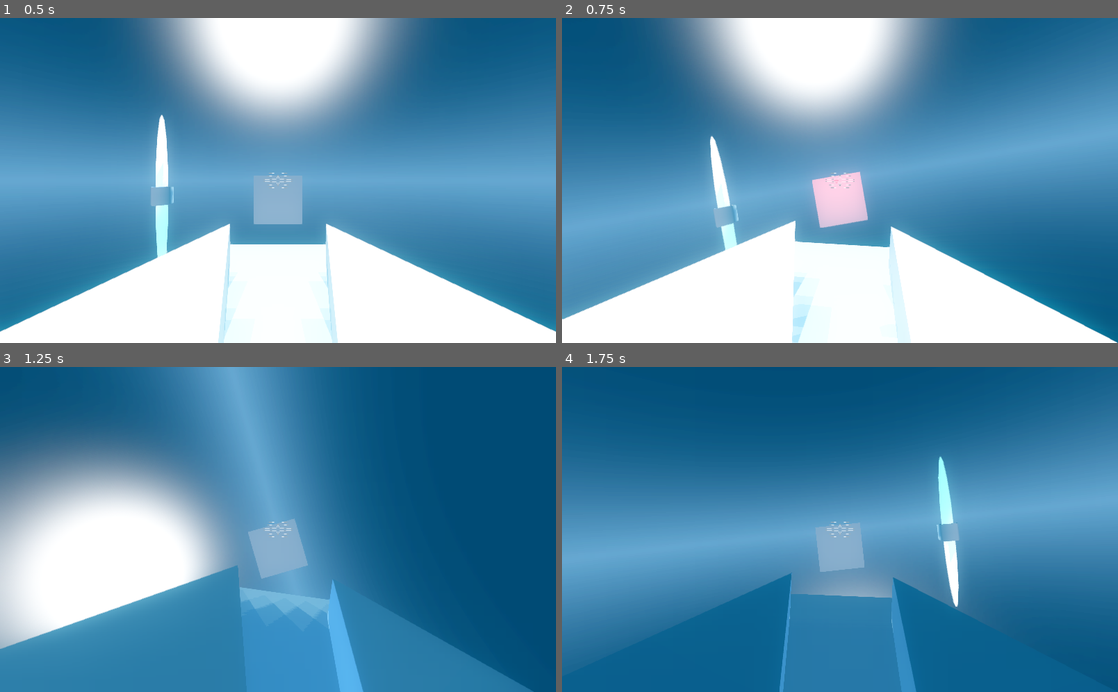
Above: before the commit, frames 1-4 (two rows, left to right).
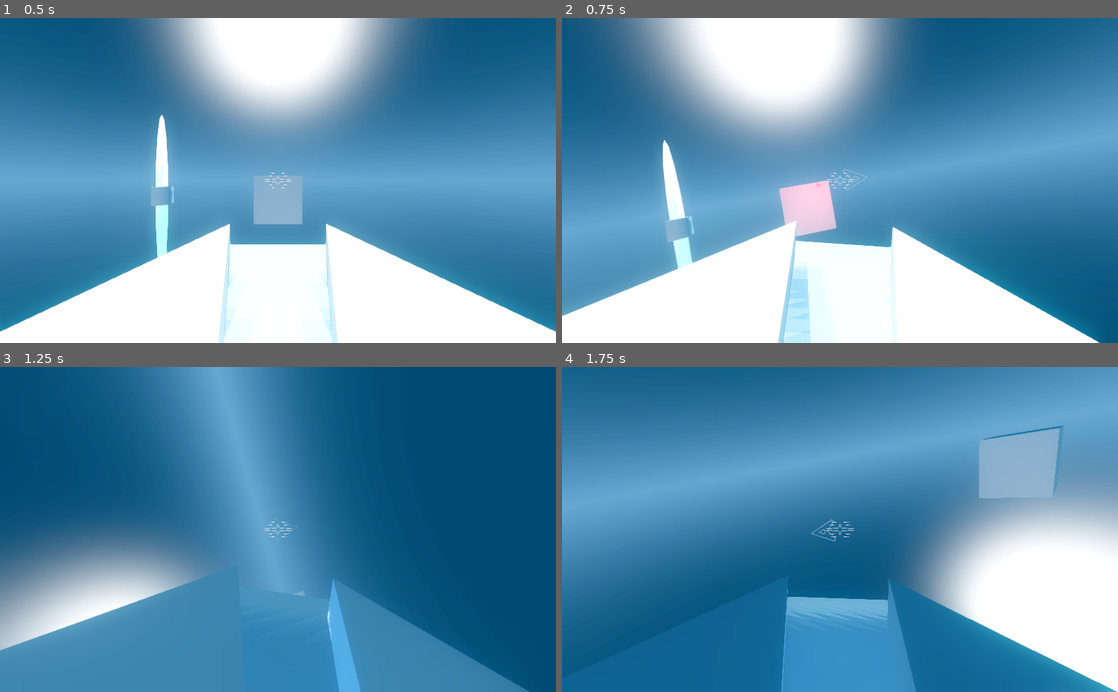
Above: after the commit, the same moments.

Repository: TheEvenOnes/core-breach
Game: Godot game, scene res://src/arena/Arena.tscn
Two runs of this game, one before a commit and one after it. Both use one fixed random seed, a clock stepped at 60 frames per second and the inputs below.
Inputs (mouse positions are in pixels of both pictures, inside the frame that each line leads up to):
- Up to frame 1 (0.5 s): no input
- Up to frame 2 (0.75 s): tap Enter at 0.5 s; move the mouse to (962, 164) at 0.52 s; hold E (roll_right) from 0.53 s (still down); click (962, 164) at 0.6 s
- Up to frame 3 (1.25 s): keep holding E (roll_right)
- Up to frame 4 (1.75 s): move the mouse to (728, 545) at 1.27 s; release E (roll_right) at 1.28 s; hold S (throttle_backward) from 1.28 s (still down); tap Shift (throttle_overdrive) at 1.35 s

Frame 1 is identical in both runs. In frame 2, 22% of the frame differs, in the area x 0-100%, y 0-100%; in frame 3, 23%; in frame 4, 75%.

Commit message:
Autograb cursor

Diff:
--- a/src/arena/Spaceship.gd
+++ b/src/arena/Spaceship.gd
@@ -4,7 +4,7 @@
 
 export (float) var acceleration = 10.0
 
-var mouse_captured = false
+var mouse_captured = true
 
 var mouse_deltas := Vector2.ZERO
 
@@ -14,6 +14,7 @@
   var target = $InterpolatedCamera/GUI/CrossTarget
   var center = get_viewport().size * 0.5
   target.position = center
+  Input.set_mouse_mode(Input.MOUSE_MODE_CAPTURED)
 
 func _input(event: InputEvent) -> void:
   if event is InputEventMouseMotion:
